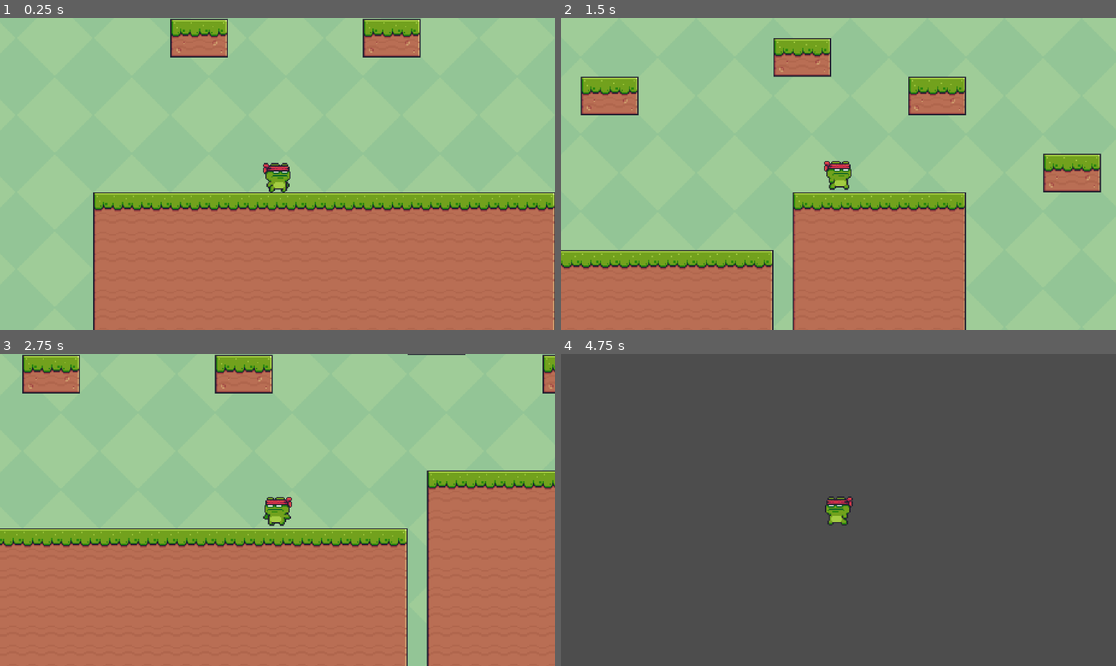
Above: before the commit, frames 1-4 (two rows, left to right).
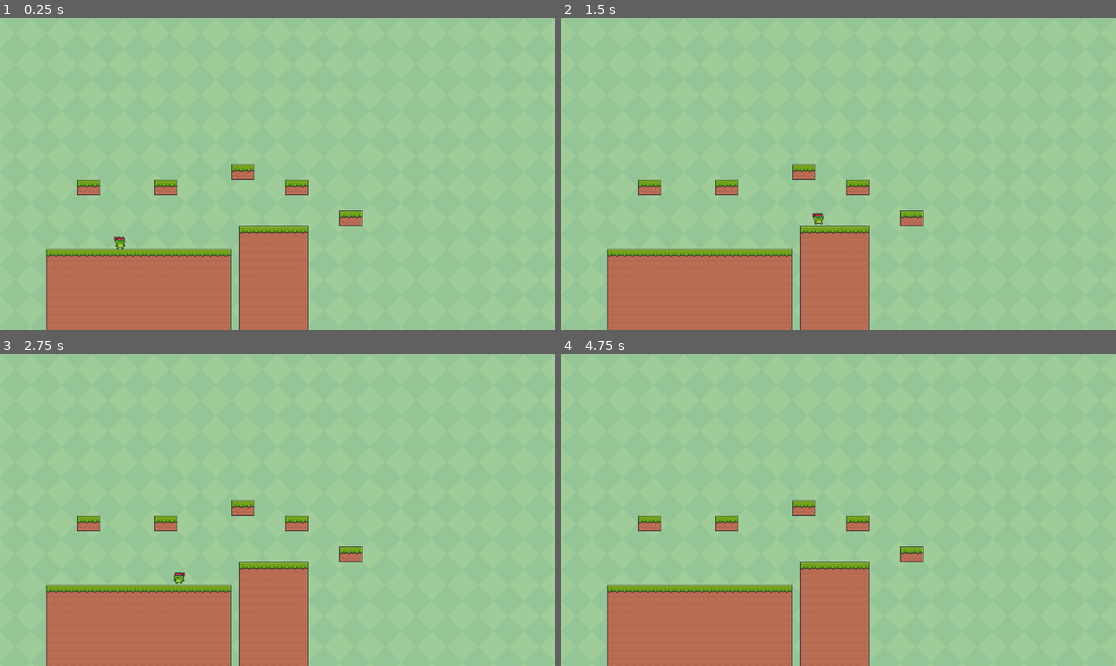
Above: after the commit, the same moments.

Repository: Yncy0/pixel-adventure-godot
Game: Godot game, scene res://main.tscn
Two runs of this game, one before a commit and one after it. Both use one fixed random seed, a clock stepped at 60 frames per second and the inputs below.
Inputs:
- Up to frame 1 (0.25 s): no input
- Up to frame 2 (1.5 s): tap Enter at 0.5 s; hold D (right) from 0.53 s (still down); tap Space (jump) at 0.77 s
- Up to frame 3 (2.75 s): tap Space (jump) at 1.52 s; release D (right) at 2.03 s; hold A (left) from 2.03 s (still down)
- Up to frame 4 (4.75 s): release A (left) at 2.78 s; hold D (right) 2.78-4.28 s; tap Space (jump) at 3.02, 3.77, 4.52 s; hold A (left) from 4.28 s (still down)

The runs differ from the first frame. In frame 1, 33% of the frame differs, in the area x 8-100%, y 0-100%; in frame 2, 21%; in frame 3, 39%; in frame 4, 100%, in the area x 0-100%, y 0-100%.

Commit message:
added: state machine

Diff:
--- a/character/froggy/scene/froggy.tscn
+++ b/character/froggy/scene/froggy.tscn
@@ -1,10 +1,10 @@
 [gd_scene load_steps=33 format=3 uid="uid://co2pn00d3aq6n"]
 
 [ext_resource type="Script" uid="uid://0d4qas52ty3p" path="res://character/froggy/scene/froggy.gd" id="1_onk8j"]
-[ext_resource type="Texture2D" uid="uid://bud8qwhjye3nu" path="res://assets/Free/Main Characters/Ninja Frog/Jump (32x32).png" id="1_s2jb6"]
-[ext_resource type="Texture2D" uid="uid://bqgiwglo7flq2" path="res://assets/Free/Main Characters/Ninja Frog/Idle (32x32).png" id="2_onk8j"]
-[ext_resource type="Texture2D" uid="uid://6hrew56sl24v" path="res://assets/Free/Main Characters/Ninja Frog/Fall (32x32).png" id="2_yaiw4"]
-[ext_resource type="Texture2D" uid="uid://cmx3egbygeh0f" path="res://assets/Free/Main Characters/Ninja Frog/Run (32x32).png" id="4_78bfd"]
+[ext_resource type="Texture2D" uid="uid://bud8qwhjye3nu" path="res://character/froggy/assets/Jump (32x32).png" id="1_s2jb6"]
+[ext_resource type="Texture2D" uid="uid://bqgiwglo7flq2" path="res://character/froggy/assets/Idle (32x32).png" id="2_onk8j"]
+[ext_resource type="Texture2D" uid="uid://6hrew56sl24v" path="res://character/froggy/assets/Fall (32x32).png" id="2_yaiw4"]
+[ext_resource type="Texture2D" uid="uid://cmx3egbygeh0f" path="res://character/froggy/assets/Run (32x32).png" id="4_78bfd"]
 
 [sub_resource type="AtlasTexture" id="AtlasTexture_20p5a"]
 atlas = ExtResource("2_yaiw4")
@@ -205,16 +205,15 @@
 }]
 
 [sub_resource type="CapsuleShape2D" id="CapsuleShape2D_q6l2t"]
+height = 26.0
 
 [node name="Froggy" type="CharacterBody2D"]
 script = ExtResource("1_onk8j")
 
 [node name="AnimatedSprite2D" type="AnimatedSprite2D" parent="."]
 sprite_frames = SubResource("SpriteFrames_p1y4a")
-animation = &"fall"
+animation = &"idle"
 
 [node name="CollisionShape2D" type="CollisionShape2D" parent="."]
+position = Vector2(0, 3)
 shape = SubResource("CapsuleShape2D_q6l2t")
-
-[node name="Camera2D" type="Camera2D" parent="."]
-zoom = Vector2(2.5, 2.5)
--- a/project.godot
+++ b/project.godot
@@ -20,6 +20,7 @@
 folder_colors={
 "res://assets/": "yellow",
 "res://character/": "teal",
+"res://states/": "gray",
 "res://world/": "green"
 }
 
--- /dev/null
+++ b/states/state.gd
@@ -0,0 +1,15 @@
+class_name State extends Node
+
+signal change_state(new_state_name: StringName)
+
+func enter() -> void:
+	pass
+
+func exit() -> void:
+	pass
+
+func update_process(_delta: float) -> void:
+	pass
+
+func update_physics(_delta: float) -> void:
+	pass
--- /dev/null
+++ b/states/state_machine.gd
@@ -0,0 +1,35 @@
+class_name StateMachine extends Node
+
+@export var current_state: State
+
+var states: Dictionary = {}
+
+func _ready() -> void:
+	for i in get_children():
+		if i is State:
+			states[i.name.to_lower()] = i
+			i.change_state.connect(next_state)
+		else:
+			printerr("There is no Nodes existing")
+
+	await owner.ready
+	current_state.enter()
+
+func _process(delta: float) -> void:
+	current_state.update_process(delta)
+
+func _physics_process(delta: float) -> void:
+	current_state.update_physics(delta)
+
+func next_state(new_state_name: StringName) -> void:
+	var new_state = states.get(new_state_name.to_lower())
+
+	if new_state != null:
+		if new_state != current_state:
+			current_state.exit()
+			new_state.enter()
+			current_state = new_state
+		else:
+			printerr("Nodes doesn't match the next state %s" % new_state)
+	else:
+		printerr("The new state is null")
Renamed: assets/Free/Main Characters/Ninja Frog/Double Jump (32x32).png -> character/froggy/assets/Double Jump (32x32).png
Not shown, changed: character/froggy/assets/Double Jump (32x32).png.import
Renamed: assets/Free/Main Characters/Ninja Frog/Fall (32x32).png -> character/froggy/assets/Fall (32x32).png
Not shown, changed: character/froggy/assets/Fall (32x32).png.import
Renamed: assets/Free/Main Characters/Ninja Frog/Hit (32x32).png -> character/froggy/assets/Hit (32x32).png
Not shown, changed: character/froggy/assets/Hit (32x32).png.import
Renamed: assets/Free/Main Characters/Ninja Frog/Idle (32x32).png -> character/froggy/assets/Idle (32x32).png
Not shown, changed: character/froggy/assets/Idle (32x32).png.import
Renamed: assets/Free/Main Characters/Ninja Frog/Jump (32x32).png -> character/froggy/assets/Jump (32x32).png
Not shown, changed: character/froggy/assets/Jump (32x32).png.import
Renamed: assets/Free/Main Characters/Ninja Frog/Run (32x32).png -> character/froggy/assets/Run (32x32).png
Not shown, changed: character/froggy/assets/Run (32x32).png.import
(and 4 more such lines)
